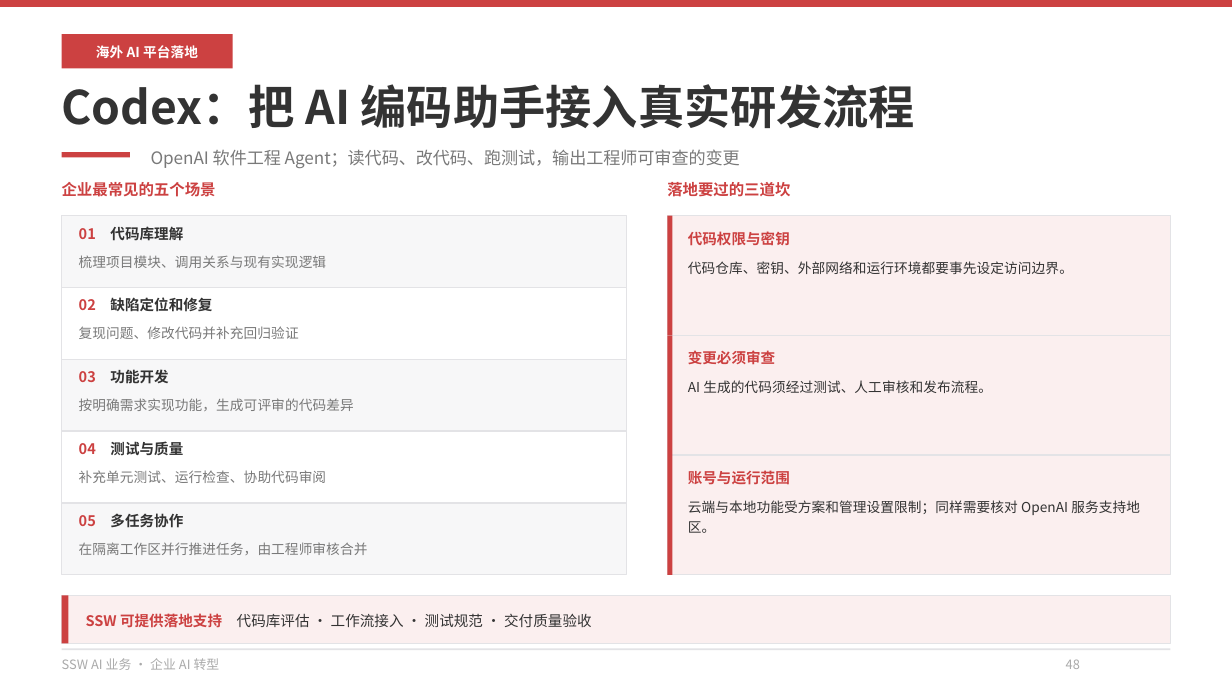
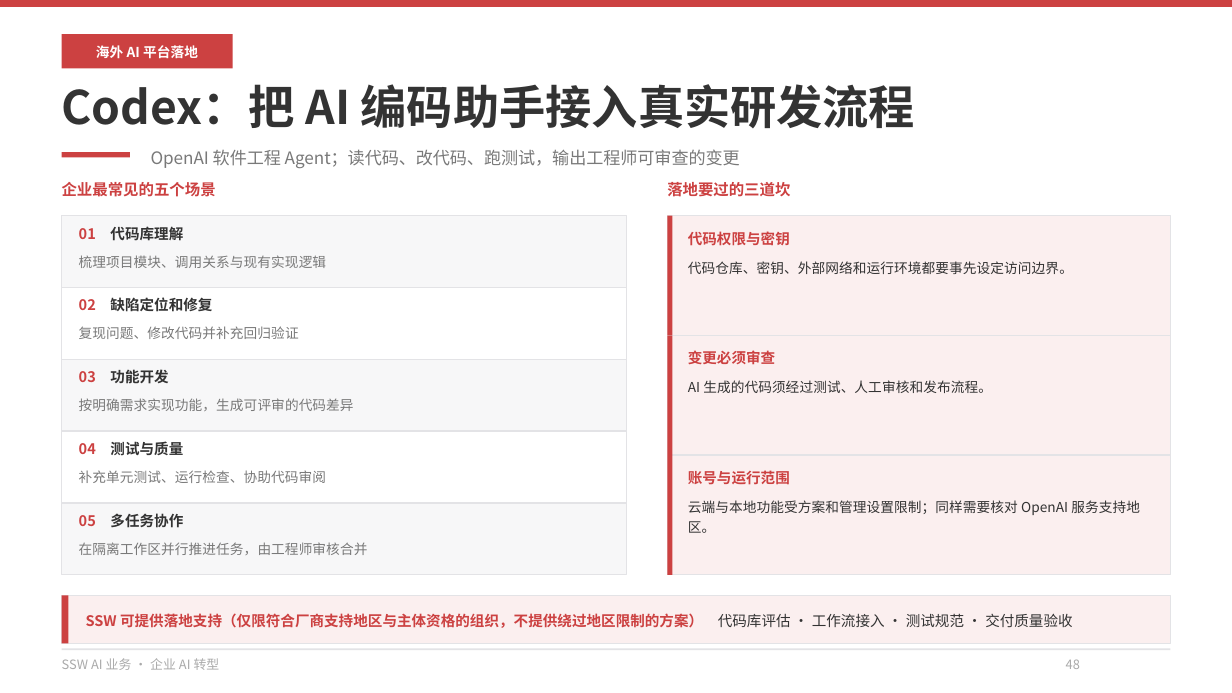
Before and after one commit to hveraus/ssw-business, a slide deck: slide 48 of SSW AI 业务_v2/SSW AI 业务_v3.pptx. Drawn at 1232x693 pixels with LibreOffice and Linux fonts; fonts in the diff are those of the drawing. Boxes give left, top, right and bottom in pixels: in the first picture for what was removed or moved away, otherwise in the second. Text is boxed around its words. In the diff, an @@ line names an element or a change of style, - is before the commit and + after.

Commit message:
第一步：统一收费与安全口径
- P40：去掉代采/代管代付/垫资口径，改为费用直结 + 按驻场人天协助
- P41：带宽费改为付给线路服务商（第三方直付）
- P09：「代采主流模型」改为「模型选型与采购协助」
- P33/P56：删除「标准功能不重复收取软件授权费」，统一为按驻场人天计费
- P59：「都可以写进合同」收敛为「支持写入合同条款与验收清单，以合同约定为准」；「数据不外流」改为「数据去向可确认」
- P47–P49：落地支持加资格边界（不提供绕过地区限制的方案）
- P12：加一期口径桥接注（不等同 P54 完整路径）
- P54：周期注释同步（单场景 2–4 个月 / 供应链约半年 / 完整路径 5–9 个月）

```diff
--- a/SSW AI 业务_v2/SSW AI 业务_v3.pptx
+++ b/SSW AI 业务_v2/SSW AI 业务_v3.pptx
@@ text at (86, 613, 1072, 628): text changed; text colour #333333 to #CC4141; bold on @@
-SSW 可提供落地支持 代码库评估 · 工作流接入 · 测试规范 · 交付质量验收
+SSW 可提供落地支持（仅限符合厂商支持地区与主体资格的组织，不提供绕过地区限制的方案） 代码库评估 · 工作流接入 · 测试规范 · 交付质量验收
```
Also in this commit, not shown: 10 other slides changed, 1 other file.
